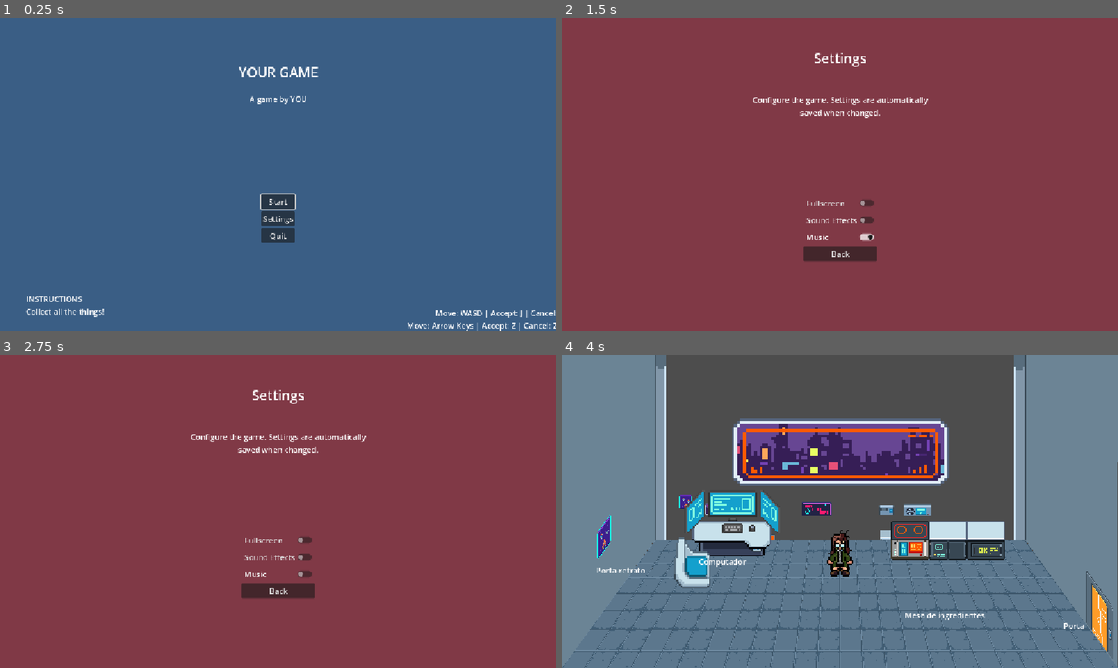
Above: before the commit, frames 1-4 (two rows, left to right).
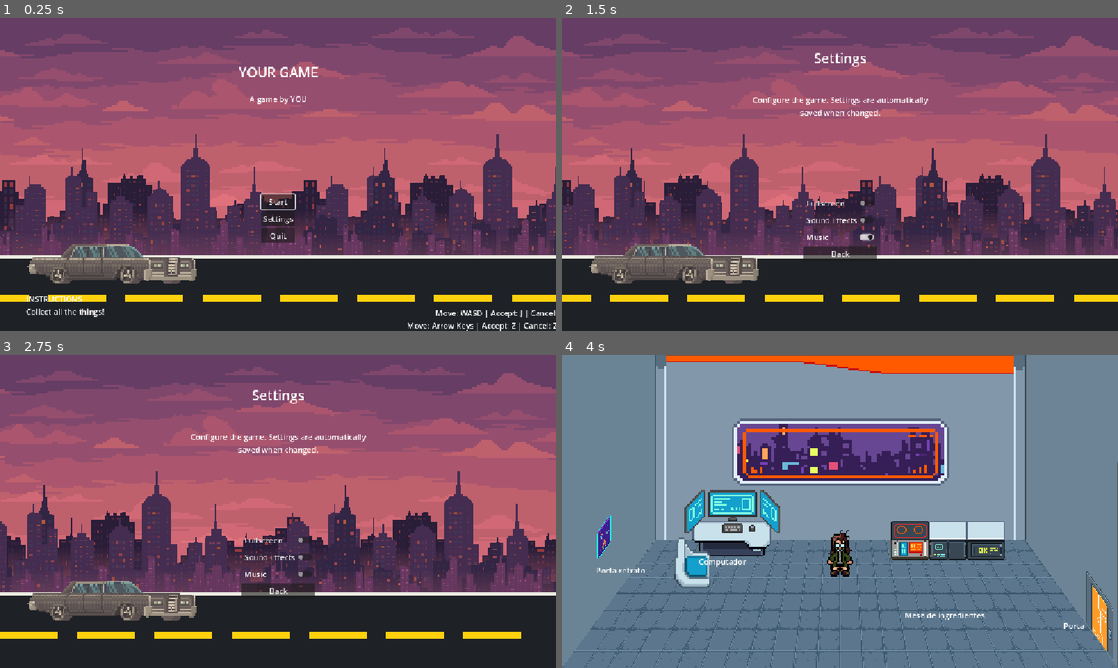
Above: after the commit, the same moments.

Repository: alxngrnj/djuff-grupo2
Game: Godot game, scene res://scenes/main_menu/main_menu.tscn
Same seed, same stepped clock (60 frames per second), same inputs: the game is played once before the commit and once after it. The engine's default icon, where the game draws it, is replaced by a stand-in: a white triangle on a blue panel in a dark square.
Inputs:
- Up to frame 1 (0.25 s): no input
- Up to frame 2 (1.5 s): click "Settings" at 0.5 s; click "Sound Effects" at 1.25 s
- Up to frame 3 (2.75 s): click "Music" at 2 s
- Up to frame 4 (4 s): click "Back" at 2.75 s; click "Start" at 3.5 s

The runs differ from the first frame. In frame 1, 99% of the frame differs, in the area x 0-100%, y 0-100%; in frame 2, 99%; in frame 3, 99%; in frame 4, 25%.

Commit message:
Cutscene implementada e aplicada no menu principal

Diff:
--- /dev/null
+++ b/scenes/cutscenes/road/cutscene_transition.tscn
@@ -0,0 +1,185 @@
+[gd_scene format=3 uid="uid://b1uvy13de6svk"]
+
+[ext_resource type="Texture2D" uid="uid://bov6ked3rf3of" path="res://assets/cutscene/movie_car_9_33__33__33__33.png" id="1_wjh86"]
+[ext_resource type="Script" uid="uid://bdm0yvpwqy34y" path="res://scripts/cutscenes/road/cutscene_transition.gd" id="2_script"]
+[ext_resource type="Texture2D" uid="uid://c1oe1v0wuk5vv" path="res://assets/cutscene/City Landscape/Sky.png" id="3_sky"]
+[ext_resource type="Texture2D" uid="uid://beewd55ruoph1" path="res://assets/cutscene/City Landscape/Buildings 1.png" id="4_buildings1"]
+[ext_resource type="Texture2D" uid="uid://br4urcwh40nfd" path="res://assets/cutscene/City Landscape/Shade 3.png" id="4_g4886"]
+[ext_resource type="Texture2D" uid="uid://bmwgmlb2omr7a" path="res://assets/cutscene/City Landscape/Buildings 2.png" id="5_buildings2"]
+[ext_resource type="Texture2D" uid="uid://co5hv2sqo4cjo" path="res://assets/cutscene/City Landscape/Buildings 3.png" id="6_buildings3"]
+[ext_resource type="Texture2D" uid="uid://dc781v5abj4kr" path="res://assets/cutscene/City Landscape/Shade 2.png" id="7_6j63b"]
+[ext_resource type="Texture2D" uid="uid://c85vrk0u4h04u" path="res://assets/cutscene/City Landscape/Buildings 4.png" id="7_buildings4"]
+
+[sub_resource type="AtlasTexture" id="AtlasTexture_topl8"]
+atlas = ExtResource("1_wjh86")
+region = Rect2(0, 99.89441, 112, 27.10559)
+
+[node name="CutsceneTransition" type="Node2D" unique_id=1006589693]
+script = ExtResource("2_script")
+
+[node name="Camera2D" type="Camera2D" parent="." unique_id=1158067411]
+position = Vector2(576, 324)
+
+[node name="SkyParallax" type="Parallax2D" parent="." unique_id=1881754817]
+repeat_size = Vector2(1152, 0)
+autoscroll = Vector2(-10, 0)
+repeat_times = 2
+
+[node name="Sky" type="Sprite2D" parent="SkyParallax" unique_id=1976220261]
+position = Vector2(576, 324)
+scale = Vector2(4.608, 4.101)
+texture = ExtResource("3_sky")
+
+[node name="CityBackParallax" type="Parallax2D" parent="." unique_id=952260579]
+scroll_scale = Vector2(0.15, 0)
+scroll_offset = Vector2(-1, -259)
+repeat_size = Vector2(625, 0)
+autoscroll = Vector2(-18, 0)
+repeat_times = 3
+
+[node name="BuildingBack1" type="Sprite2D" parent="CityBackParallax" unique_id=626461344]
+position = Vector2(312, 559)
+scale = Vector2(2.5, 2.5)
+texture = ExtResource("4_buildings1")
+
+[node name="BuildingBack2" type="Sprite2D" parent="CityBackParallax" unique_id=1658513765]
+position = Vector2(937, 559)
+scale = Vector2(2.5, 2.5)
+texture = ExtResource("4_buildings1")
+
+[node name="BuildingBack3" type="Sprite2D" parent="CityBackParallax" unique_id=612913048]
+position = Vector2(1562, 559)
+scale = Vector2(2.5, 2.5)
+texture = ExtResource("4_buildings1")
+
+[node name="ShadeBack" type="Sprite2D" parent="." unique_id=1880197158]
+position = Vector2(584, 423)
+scale = Vector2(4.8, 2.0759494)
+texture = ExtResource("4_g4886")
+
+[node name="CityMiddleParallax" type="Parallax2D" parent="." unique_id=702946553]
+scroll_scale = Vector2(0.35, 0)
+scroll_offset = Vector2(-1, -259)
+repeat_size = Vector2(625, 0)
+autoscroll = Vector2(-42, 0)
+repeat_times = 3
+
+[node name="BuildingMiddle1" type="Sprite2D" parent="CityMiddleParallax" unique_id=1018881111]
+position = Vector2(312, 671)
+scale = Vector2(2.5, 2.5)
+texture = ExtResource("5_buildings2")
+
+[node name="BuildingMiddle2" type="Sprite2D" parent="CityMiddleParallax" unique_id=501627989]
+position = Vector2(937, 671)
+scale = Vector2(2.5, 2.5)
+texture = ExtResource("6_buildings3")
+
+[node name="BuildingMiddle3" type="Sprite2D" parent="CityMiddleParallax" unique_id=2010300815]
+position = Vector2(1562, 671)
+scale = Vector2(2.5, 2.5)
+texture = ExtResource("5_buildings2")
+
+[node name="SpriteFront" type="Sprite2D" parent="." unique_id=2001197273]
+position = Vector2(584, 398.5)
+scale = Vector2(4.736, 1.8037975)
+texture = ExtResource("7_6j63b")
+
+[node name="CityFrontParallax" type="Parallax2D" parent="." unique_id=1493651349]
+scroll_scale = Vector2(0.65, 0)
+scroll_offset = Vector2(-1, -259)
+repeat_size = Vector2(625, 0)
+autoscroll = Vector2(-78, 0)
+repeat_times = 3
+
+[node name="BuildingFront1" type="Sprite2D" parent="CityFrontParallax" unique_id=1673695824]
+position = Vector2(312, 718)
+scale = Vector2(2.5, 2.5)
+texture = ExtResource("7_buildings4")
+
+[node name="BuildingFront2" type="Sprite2D" parent="CityFrontParallax" unique_id=1988896253]
+position = Vector2(937, 718)
+scale = Vector2(2.5, 2.5)
+texture = ExtResource("7_buildings4")
+
+[node name="BuildingFront3" type="Sprite2D" parent="CityFrontParallax" unique_id=1445410867]
+position = Vector2(1562, 718)
+scale = Vector2(2.5, 2.5)
+texture = ExtResource("7_buildings4")
+
+[node name="Road" type="Node2D" parent="." unique_id=429044867]
+
+[node name="Asphalt" type="ColorRect" parent="Road" unique_id=1790428206]
+offset_top = 496.0
+offset_right = 1152.0
+offset_bottom = 689.0
+color = Color(0.12, 0.13, 0.15, 1)
+
+[node name="RoadEdgeTop" type="Line2D" parent="Road" unique_id=733144005]
+position = Vector2(0, 40)
+points = PackedVector2Array(0, 455, 642.019, 455, 1152, 455)
+width = 7.0
+default_color = Color(0.92, 0.92, 0.88, 1)
+
+[node name="LaneMarkers" type="Node2D" parent="Road" unique_id=661249262]
+
+[node name="Marker1" type="ColorRect" parent="Road/LaneMarkers" unique_id=1102656302]
+offset_left = -40.0
+offset_top = 573.0
+offset_right = 80.0
+offset_bottom = 587.0
+color = Color(1, 0.82, 0.05, 1)
+
+[node name="Marker2" type="ColorRect" parent="Road/LaneMarkers" unique_id=1466563090]
+offset_left = 120.0
+offset_top = 573.0
+offset_right = 240.0
+offset_bottom = 587.0
+color = Color(1, 0.82, 0.05, 1)
+
+[node name="Marker3" type="ColorRect" parent="Road/LaneMarkers" unique_id=645758119]
+offset_left = 280.0
+offset_top = 573.0
+offset_right = 400.0
+offset_bottom = 587.0
+color = Color(1, 0.82, 0.05, 1)
+
+[node name="Marker4" type="ColorRect" parent="Road/LaneMarkers" unique_id=975471278]
+offset_left = 440.0
+offset_top = 573.0
+offset_right = 560.0
+offset_bottom = 587.0
+color = Color(1, 0.82, 0.05, 1)
+
+[node name="Marker5" type="ColorRect" parent="Road/LaneMarkers" unique_id=874784264]
+offset_left = 600.0
+offset_top = 573.0
+offset_right = 720.0
+offset_bottom = 587.0
+color = Color(1, 0.82, 0.05, 1)
+
+[node name="Marker6" type="ColorRect" parent="Road/LaneMarkers" unique_id=1214461540]
+offset_left = 760.0
+offset_top = 573.0
+offset_right = 880.0
+offset_bottom = 587.0
+color = Color(1, 0.82, 0.05, 1)
+
+[node name="Marker7" type="ColorRect" parent="Road/LaneMarkers" unique_id=497886419]
+offset_left = 920.0
+offset_top = 573.0
+offset_right = 1040.0
+offset_bottom = 587.0
+color = Color(1, 0.82, 0.05, 1)
+
+[node name="Marker8" type="ColorRect" parent="Road/LaneMarkers" unique_id=1350511756]
+offset_left = 1080.0
+offset_top = 573.0
+offset_right = 1200.0
+offset_bottom = 587.0
+color = Color(1, 0.82, 0.05, 1)
+
+[node name="Car" type="Sprite2D" parent="Road" unique_id=1532650308]
+position = Vector2(232, 512)
+scale = Vector2(3.2, 3.2)
+texture = SubResource("AtlasTexture_topl8")
+flip_h = true
--- a/scenes/gameplay/lab.tscn
+++ b/scenes/gameplay/lab.tscn
@@ -646,13 +646,11 @@
 polygon = PackedVector2Array(1149, 645, 960, 384, 960, 0, 1152, 0)
 
 [node name="WallCenterUp" type="Sprite2D" parent="Environment" unique_id=457437700]
-visible = false
 position = Vector2(576.25, 69.25)
 scale = Vector2(7.573684, 3.1046512)
 texture = SubResource("AtlasTexture_topl8")
 
 [node name="WallCenterDown" type="Sprite2D" parent="Environment" unique_id=1234989209]
-visible = false
 position = Vector2(576, 260)
 scale = Vector2(10.140845, 10.333333)
 texture = SubResource("AtlasTexture_0bvwj")
--- a/scenes/main_menu/main_menu.tscn
+++ b/scenes/main_menu/main_menu.tscn
@@ -1,8 +1,9 @@
 [gd_scene format=3 uid="uid://j87n4lychbt5"]
 
+[ext_resource type="PackedScene" uid="uid://b1uvy13de6svk" path="res://scenes/cutscenes/road/cutscene_transition.tscn" id="1_3ovsr"]
 [ext_resource type="Script" uid="uid://cv6osrygr751o" path="res://scripts/main_menu/version_label.gd" id="1_5huni"]
 [ext_resource type="PackedScene" uid="uid://bdnyglk1i1cxl" path="res://scenes/gameplay/gameplay.tscn" id="2_5nvqq"]
-[ext_resource type="Script" uid="uid://bl01322k2t7hi" path="res://scripts/main_menu/menu_options.gd" id="2_gpv3d"]
+[ext_resource type="Script" uid="uid://bcf4es74ellju" path="res://scripts/main_menu/menu_options.gd" id="2_gpv3d"]
 [ext_resource type="PackedScene" uid="uid://dpicmplffpula" path="res://scenes/settings/settings.tscn" id="3_2osu0"]
 [ext_resource type="PackedScene" uid="uid://cee5dna3u27jf" path="res://scenes/assets/select_sfx.tscn" id="4_82nwe"]
 
@@ -14,13 +15,8 @@
 grow_horizontal = 2
 grow_vertical = 2
 
-[node name="BG" type="ColorRect" parent="." unique_id=1319956176]
-layout_mode = 0
-offset_left = -34.0
-offset_top = -28.0
-offset_right = 1318.0
-offset_bottom = 758.0
-color = Color(0.227451, 0.368627, 0.521569, 1)
+[node name="CutsceneTransition" parent="." unique_id=1006589693 instance=ExtResource("1_3ovsr")]
+next_scene = ""
 
 [node name="Title" type="Label" parent="." unique_id=1059600816]
 layout_mode = 1
--- a/scenes/settings/settings.tscn
+++ b/scenes/settings/settings.tscn
@@ -1,12 +1,13 @@
-[gd_scene load_steps=6 format=3 uid="uid://dpicmplffpula"]
+[gd_scene format=3 uid="uid://dpicmplffpula"]
 
-[ext_resource type="Script" path="res://scripts/settings/settings_controls.gd" id="1_n5jcg"]
-[ext_resource type="Script" path="res://scripts/settings/fullscreen_toggle.gd" id="2_xaxe3"]
-[ext_resource type="Script" path="res://scripts/settings/sfx_toggle.gd" id="3_ojkp7"]
-[ext_resource type="Script" path="res://scripts/settings/music_toggle.gd" id="4_0gokw"]
-[ext_resource type="Script" path="res://scripts/settings/back_button.gd" id="5_uk7ws"]
+[ext_resource type="Script" uid="uid://cw6n861kvto0m" path="res://scripts/settings/settings_controls.gd" id="1_n5jcg"]
+[ext_resource type="PackedScene" uid="uid://b1uvy13de6svk" path="res://scenes/cutscenes/road/cutscene_transition.tscn" id="1_vghtj"]
+[ext_resource type="Script" uid="uid://cke7hwd814v78" path="res://scripts/settings/fullscreen_toggle.gd" id="2_xaxe3"]
+[ext_resource type="Script" uid="uid://b33i01oop2t6" path="res://scripts/settings/sfx_toggle.gd" id="3_ojkp7"]
+[ext_resource type="Script" uid="uid://copyfo28gvkps" path="res://scripts/settings/music_toggle.gd" id="4_0gokw"]
+[ext_resource type="Script" uid="uid://cr6c2cl4tedya" path="res://scripts/settings/back_button.gd" id="5_uk7ws"]
 
-[node name="Settings" type="Control"]
+[node name="Settings" type="Control" unique_id=2078391892]
 layout_mode = 3
 anchors_preset = 15
 anchor_right = 1.0
@@ -14,15 +15,9 @@
 grow_horizontal = 2
 grow_vertical = 2
 
-[node name="BG" type="ColorRect" parent="."]
-layout_mode = 0
-offset_left = -27.0
-offset_top = -25.0
-offset_right = 1300.0
-offset_bottom = 743.0
-color = Color(0.501961, 0.223529, 0.27451, 1)
+[node name="CutsceneTransition" parent="." unique_id=1006589693 instance=ExtResource("1_vghtj")]
 
-[node name="Title" type="Label" parent="."]
+[node name="Title" type="Label" parent="." unique_id=394517004]
 layout_mode = 1
 anchors_preset = 5
 anchor_left = 0.5
@@ -36,7 +31,7 @@
 text = "Settings"
 horizontal_alignment = 1
 
-[node name="Explainer" type="Label" parent="."]
+[node name="Explainer" type="Label" parent="." unique_id=1978620857]
 layout_mode = 1
 anchors_preset = -1
 anchor_left = 0.500344
@@ -52,7 +47,7 @@
 autowrap_mode = 2
 metadata/_edit_use_anchors_ = true
 
-[node name="SettingsControls" type="VFlowContainer" parent="." node_paths=PackedStringArray("shortcut_context")]
+[node name="SettingsControls" type="VFlowContainer" parent="." unique_id=987145885]
 layout_mode = 1
 anchors_preset = 13
 anchor_left = 0.5
@@ -64,26 +59,25 @@
 offset_bottom = -9.0
 grow_horizontal = 2
 grow_vertical = 2
-shortcut_context = NodePath("")
 alignment = 1
 script = ExtResource("1_n5jcg")
 
-[node name="FullscreenToggle" type="CheckButton" parent="SettingsControls"]
+[node name="FullscreenToggle" type="CheckButton" parent="SettingsControls" unique_id=2001630634]
 layout_mode = 2
 text = "Fullscreen"
 script = ExtResource("2_xaxe3")
 
-[node name="SfxToggle" type="CheckButton" parent="SettingsControls"]
+[node name="SfxToggle" type="CheckButton" parent="SettingsControls" unique_id=779460682]
 layout_mode = 2
 text = "Sound Effects"
 script = ExtResource("3_ojkp7")
 
-[node name="MusicToggle" type="CheckButton" parent="SettingsControls"]
+[node name="MusicToggle" type="CheckButton" parent="SettingsControls" unique_id=1203347276]
 layout_mode = 2
 text = "Music"
 script = ExtResource("4_0gokw")
 
-[node name="BackButton" type="Button" parent="SettingsControls"]
+[node name="BackButton" type="Button" parent="SettingsControls" unique_id=1980545706]
 layout_mode = 2
 text = "Back"
 script = ExtResource("5_uk7ws")
--- /dev/null
+++ b/scripts/cutscenes/road/cutscene_transition.gd
@@ -0,0 +1,35 @@
+extends Node2D
+
+@export_file("*.tscn") var next_scene := "res://scenes/world.tscn"
+@export_range(0.5, 30.0) var duration := 3.5
+
+@export var road_marker_speed := 720.0
+@export var car_shake_strength := 1.0
+@export var car_shake_speed := 40.0
+@export var transition_enabled := false
+
+@onready var lane_markers: Node2D = $Road/LaneMarkers
+@onready var car: Sprite2D = $Road/Car
+
+var elapsed := 0.0
+var car_base_position: Vector2
+
+func _ready() -> void:
+	car_base_position = car.position
+
+	if next_scene == null:
+		return
+
+	await get_tree().create_timer(duration).timeout
+	get_tree().change_scene_to_file(next_scene)
+
+
+func _process(delta: float) -> void:
+	elapsed += delta
+
+	lane_markers.position.x -= road_marker_speed * delta
+	if lane_markers.position.x <= -160.0:
+		lane_markers.position.x += 160.0
+
+	var shake := sin(elapsed * car_shake_speed) * car_shake_strength
+	car.position = car_base_position + Vector2(0, shake * 1.5)
--- a/scripts/gameplay/lab.gd
+++ b/scripts/gameplay/lab.gd
@@ -1,6 +1,6 @@
 extends Node2D
 
-const NEXT_SCENE := "res://scenes/world.tscn"
+const NEXT_SCENE := "res://scenes/cutscenes/road/cutscene_transition.tscn"
 
 var friends_called: Array[String] = []
 var supplies_collected := false
Binary file added: assets/cutscene/City Landscape/Buildings 1.png
Not shown, added: assets/cutscene/City Landscape/Buildings 1.png.import
Binary file added: assets/cutscene/City Landscape/Buildings 2.png
Not shown, added: assets/cutscene/City Landscape/Buildings 2.png.import
Binary file added: assets/cutscene/City Landscape/Buildings 3.png
Not shown, added: assets/cutscene/City Landscape/Buildings 3.png.import
Binary file added: assets/cutscene/City Landscape/Buildings 4.png
Not shown, added: assets/cutscene/City Landscape/Buildings 4.png.import
Binary file added: assets/cutscene/City Landscape/Lights.png
Not shown, added: assets/cutscene/City Landscape/Lights.png.import
Binary file added: assets/cutscene/City Landscape/Shade 2.png
Not shown, added: assets/cutscene/City Landscape/Shade 2.png.import
(and 169 more such lines)
